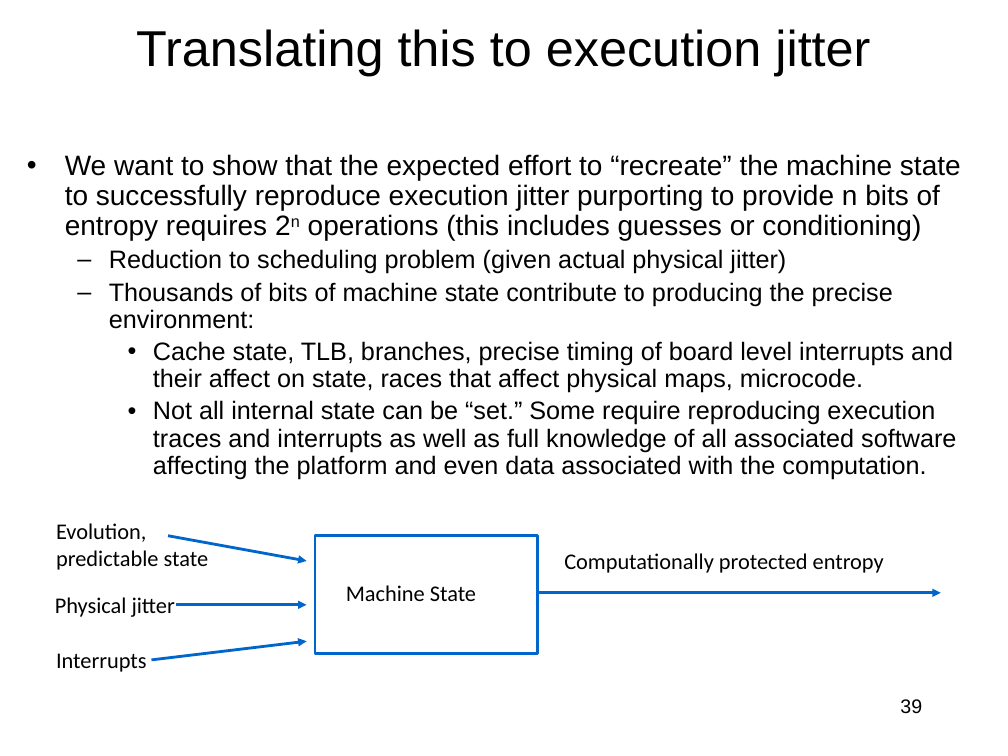
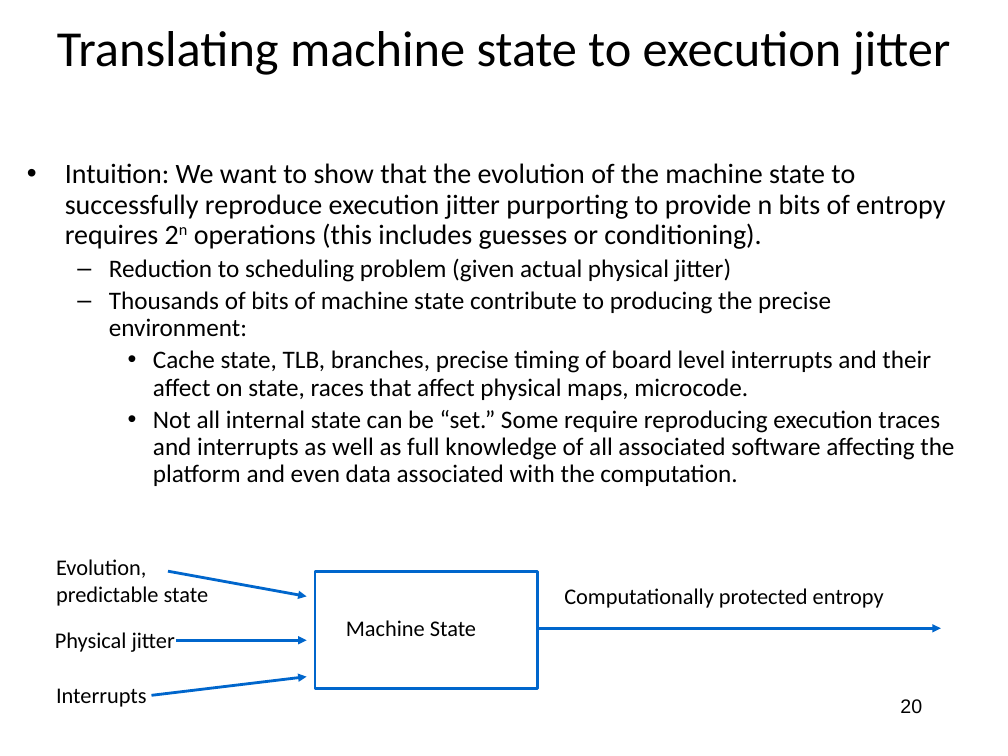
Before and after one commit to jlmucb/class_notes, a slide deck: slide 20 of BerkeleyClass/CS290Spring2013/Lectures/entropy_talk.pptx (slide 39 before the commit). Drawn at 1008x756 pixels with LibreOffice and Linux fonts; fonts in the diff are those of the drawing. Boxes give left, top, right and bottom in pixels: in the first picture for what was removed or moved away, otherwise in the second. Text is boxed around its words. In the diff, an @@ line names an element or a change of style, - is before the commit and + after.

Commit message:
entropy talk

```diff
--- a/BerkeleyClass/CS290Spring2013/Lectures/entropy_talk.pptx
+++ b/BerkeleyClass/CS290Spring2013/Lectures/entropy_talk.pptx
@@ title at bbox=[57, 31, 951, 75]: text changed; font Arial to Calibri @@
-Translating this to execution jitter
+Translating machine state to execution jitter
@@ text "Intuition: We want to show ...": place and size @@
-text "Intuition: We want to show ..." at bbox=[65, 154, 961, 480]
+text "Intuition: We want to show ..." at bbox=[65, 163, 954, 486]
@@ text at bbox=[65, 163, 945, 249]: text changed; font Arial to Calibri @@
-• We want to show that the expected effort to “recreate” the machine state to successfully reproduce execution jitter purporting to provide n bits of entropy requires 2n operations (this includes guesses or conditioning)
+• Intuition: We want to show that the evolution of the machine state to successfully reproduce execution jitter purporting to provide n bits of entropy requires 2n operations (this includes guesses or conditioning).
@@ text at bbox=[109, 258, 954, 486]: font Arial to Calibri in "Reduction to scheduling problem (given actual physical ...", "Thousands of bits of machine state contribute ...", "Cache state, TLB, branches, precise timing of ...", "Not all internal state can be “set.” ..." @@
@@ 5 texts, 4 arrows, 1 rectangle: place and size @@
-5 texts, 4 arrows, 1 rectangle at bbox=[55, 523, 940, 672]
+5 texts, 4 arrows, 1 rectangle at bbox=[55, 559, 940, 707]
@@ page number at bbox=[900, 699, 922, 714]: text changed @@
-39
+20
```
Also in this commit, not shown: 54 other slides changed, 1 slide added, 1 other file.
